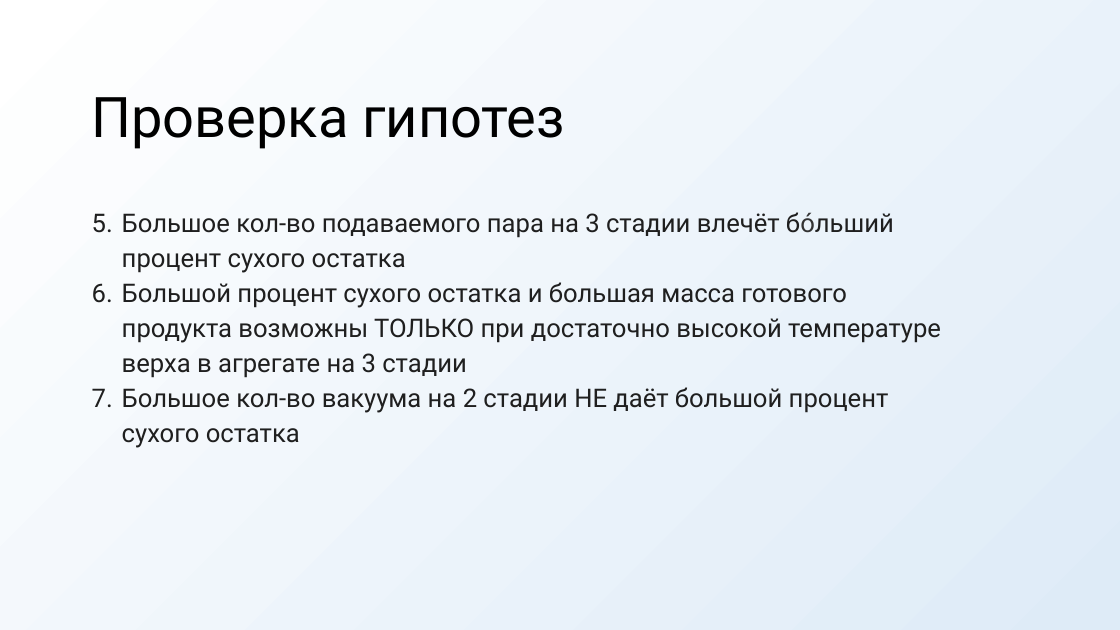
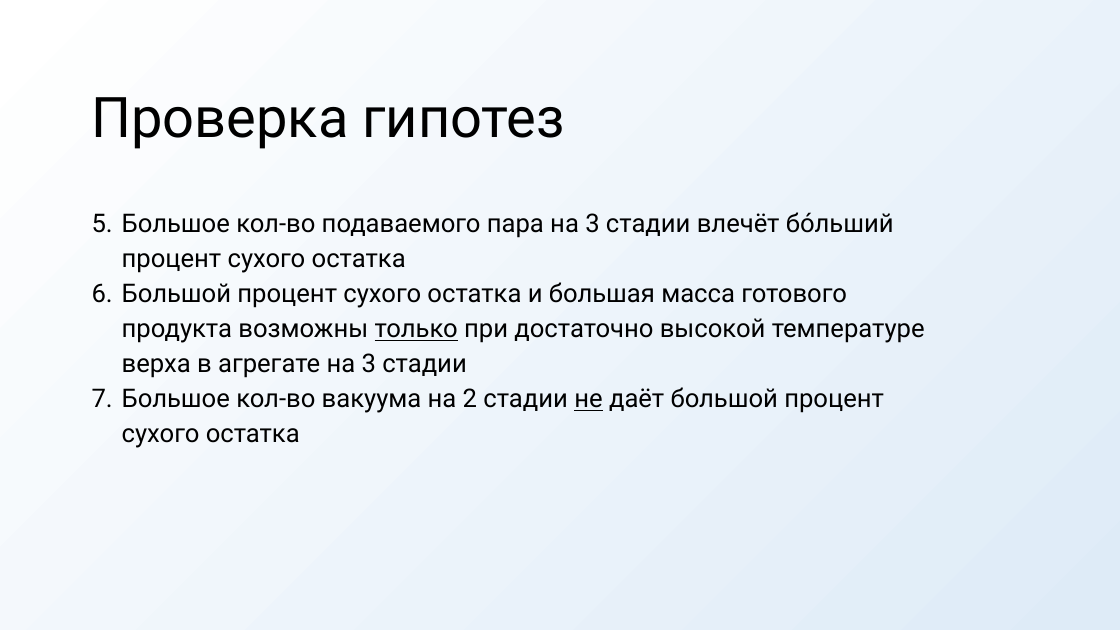
Before and after one commit to alinkalina/ad-ecology-project, a slide deck: slide 7 of presentation.pptx. Drawn at 1120x630 pixels with LibreOffice and Linux fonts; fonts in the diff are those of the drawing. Boxes give left, top, right and bottom in pixels: in the first picture for what was removed or moved away, otherwise in the second. Text is boxed around its words. In the diff, an @@ line names an element or a change of style, - is before the commit and + after.

```diff
--- a/presentation.pptx
+++ b/presentation.pptx
@@ text at box(122, 212, 894, 273): text colour #1F1F1F to #000000 in "Большое кол-во подаваемого пара на 3 стадии ..."; text colour #333333 to #000000 in "бóльший" @@
@@ text at box(122, 282, 925, 448): text changed; text colour #1F1F1F to #000000 @@
-6. Большой процент сухого остатка и большая масса готового продукта возможны ТОЛЬКО при достаточно высокой температуре верха в агрегате на 3 стадии
-7. Большое кол-во вакуума на 2 стадии НЕ даёт большой процент сухого остатка
+6. Большой процент сухого остатка и большая масса готового продукта возможны только при достаточно высокой температуре верха в агрегате на 3 стадии
+7. Большое кол-во вакуума на 2 стадии не даёт большой процент сухого остатка
```
Also in this commit, not shown: 8 other slides changed, 1 other file.
